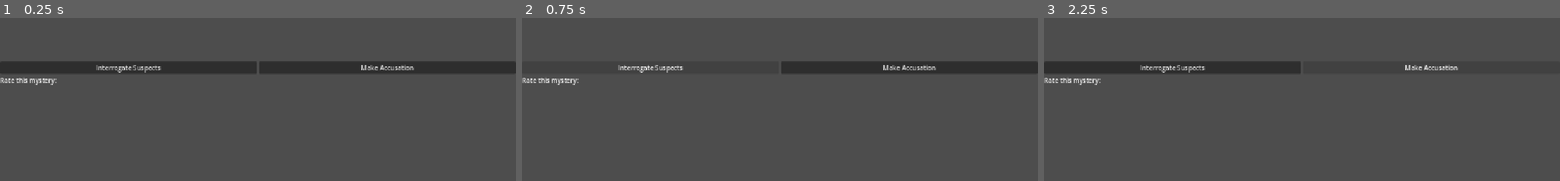
Above: before the commit, frames 1-3 (left to right).
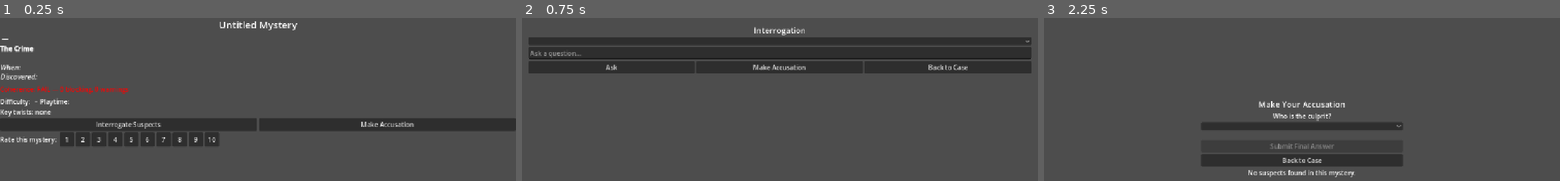
Above: after the commit, the same moments.

Repository: Blutomania/SocialGaming
Game: Godot game, scene res://scenes/ui/CaseDisplay.tscn
Two runs of this game, one before a commit and one after it. Both use one fixed random seed, a clock stepped at 60 frames per second and the inputs below. This scene is started directly instead of the project's main scene.
Inputs (mouse positions are in pixels of both pictures, inside the frame that each line leads up to):
- Up to frame 1 (0.25 s): no input
- Up to frame 2 (0.75 s): click "Interrogate Suspects" at 0.5 s
- Up to frame 3 (2.25 s): click (1472, 66) at 1.25 s, where only the run after the commit has a clickable "Back to Case"; click "Make Accusation" at 2 s

The runs differ from the first frame. In frame 1, 18% of the frame differs, in the area x 0-100%, y 1-79%; in frame 2, 13%; in frame 3, 9.4%.
Error before the commit: Invalid assignment of property or key 'text' with value of type 'String' on a base object of type 'null instance'. (res://scripts/ui/case_display.gd:40)

Commit message:
Fix 4 Phase 2 bugs: node paths, viability label, browse signal
case_display.gd, result_screen.gd:
  @onready paths were $MainVBox/... — should be $ScrollContainer/MainVBox/...
  (MainVBox is under ScrollContainer in both scenes). Would null-crash on _ready.

interrogation.gd:
  AskButton/AccuseButton/BackButton are under VBox/ButtonRow/, not VBox/.
  Would null-crash on _ready.

case_display.gd — _build_viability_buttons():
  Loop was queue_free()ing viability_label (a scene node), then trying to
  re-add it. Fixed to skip the label in the clear loop.

main_menu.gd:
  browse_list.item_selected never connected to _on_browse_item_selected.
  CloseButton never connected. Both wired in _ready().

server/main.py: clean — no bugs found.

https://claude.ai/code/session_01TNmEDwWqvjfcS5K1QvpccR

Diff:
--- a/godot/scripts/ui/case_display.gd
+++ b/godot/scripts/ui/case_display.gd
@@ -12,17 +12,17 @@
 # ---------------------------------------------------------------------------
 # Node references
 # ---------------------------------------------------------------------------
-@onready var title_label: Label = $MainVBox/TitleLabel
-@onready var setting_label: RichTextLabel = $MainVBox/SettingLabel
-@onready var crime_label: RichTextLabel = $MainVBox/CrimeLabel
-@onready var cast_container: VBoxContainer = $MainVBox/CastContainer
-@onready var coherence_label: Label = $MainVBox/CoherenceBadge
-@onready var evidence_container: VBoxContainer = $MainVBox/EvidenceContainer
-@onready var gameplay_label: Label = $MainVBox/GameplayLabel
-@onready var interrogate_button: Button = $MainVBox/Buttons/InterrogateButton
-@onready var accuse_button: Button = $MainVBox/Buttons/AccuseButton
-@onready var viability_hbox: HBoxContainer = $MainVBox/ViabilityRow
-@onready var viability_label: Label = $MainVBox/ViabilityRow/ViabilityLabel
+@onready var title_label: Label = $ScrollContainer/MainVBox/TitleLabel
+@onready var setting_label: RichTextLabel = $ScrollContainer/MainVBox/SettingLabel
+@onready var crime_label: RichTextLabel = $ScrollContainer/MainVBox/CrimeLabel
+@onready var cast_container: VBoxContainer = $ScrollContainer/MainVBox/CastContainer
+@onready var coherence_label: Label = $ScrollContainer/MainVBox/CoherenceBadge
+@onready var evidence_container: VBoxContainer = $ScrollContainer/MainVBox/EvidenceContainer
+@onready var gameplay_label: Label = $ScrollContainer/MainVBox/GameplayLabel
+@onready var interrogate_button: Button = $ScrollContainer/MainVBox/Buttons/InterrogateButton
+@onready var accuse_button: Button = $ScrollContainer/MainVBox/Buttons/AccuseButton
+@onready var viability_hbox: HBoxContainer = $ScrollContainer/MainVBox/ViabilityRow
+@onready var viability_label: Label = $ScrollContainer/MainVBox/ViabilityRow/ViabilityLabel
 
 var _mystery: MysteryData
 var _current_rating: int = 0
@@ -120,10 +120,11 @@
 	evidence_container.add_child(lbl)
 
 func _build_viability_buttons() -> void:
+	# Only free dynamically-added buttons — never free the label (it's a scene node)
 	for child in viability_hbox.get_children():
-		child.queue_free()
+		if child != viability_label:
+			child.queue_free()
 	viability_label.text = "Rate this mystery: "
-	viability_hbox.add_child(viability_label)
 	for i in range(1, 11):
 		var btn := Button.new()
 		btn.text = str(i)
--- a/godot/scripts/ui/interrogation.gd
+++ b/godot/scripts/ui/interrogation.gd
@@ -15,9 +15,9 @@
 # ---------------------------------------------------------------------------
 @onready var suspect_dropdown: OptionButton = $VBox/SuspectDropdown
 @onready var question_input: LineEdit = $VBox/QuestionInput
-@onready var ask_button: Button = $VBox/AskButton
-@onready var back_button: Button = $VBox/BackButton
-@onready var accuse_button: Button = $VBox/AccuseButton
+@onready var ask_button: Button = $VBox/ButtonRow/AskButton
+@onready var back_button: Button = $VBox/ButtonRow/BackButton
+@onready var accuse_button: Button = $VBox/ButtonRow/AccuseButton
 @onready var history_container: VBoxContainer = $VBox/ScrollContainer/HistoryContainer
 @onready var status_label: Label = $VBox/StatusLabel
 @onready var spinner: ProgressBar = $VBox/Spinner
--- a/godot/scripts/ui/main_menu.gd
+++ b/godot/scripts/ui/main_menu.gd
@@ -28,6 +28,10 @@
 	new_game_button.pressed.connect(_on_new_game)
 	browse_button.pressed.connect(_on_browse)
 	quit_button.pressed.connect(get_tree().quit)
+
+	# Wire browse popup signals
+	browse_list.item_selected.connect(_on_browse_item_selected)
+	$BrowsePopup/VBox/CloseButton.pressed.connect(func(): browse_popup.hide())
 
 	# Verify backend is reachable on startup
 	status_label.text = "Checking backend…"
--- a/godot/scripts/ui/result_screen.gd
+++ b/godot/scripts/ui/result_screen.gd
@@ -14,11 +14,11 @@
 # ---------------------------------------------------------------------------
 # Node references
 # ---------------------------------------------------------------------------
-@onready var verdict_label: Label = $MainVBox/VerdictLabel
-@onready var solution_label: RichTextLabel = $MainVBox/SolutionLabel
-@onready var rating_row: HBoxContainer = $MainVBox/RatingRow
-@onready var play_again_button: Button = $MainVBox/Buttons/PlayAgainButton
-@onready var review_button: Button = $MainVBox/Buttons/ReviewButton
+@onready var verdict_label: Label = $ScrollContainer/MainVBox/VerdictLabel
+@onready var solution_label: RichTextLabel = $ScrollContainer/MainVBox/SolutionLabel
+@onready var rating_row: HBoxContainer = $ScrollContainer/MainVBox/RatingRow
+@onready var play_again_button: Button = $ScrollContainer/MainVBox/Buttons/PlayAgainButton
+@onready var review_button: Button = $ScrollContainer/MainVBox/Buttons/ReviewButton
 
 var _rating_given: bool = false
 
